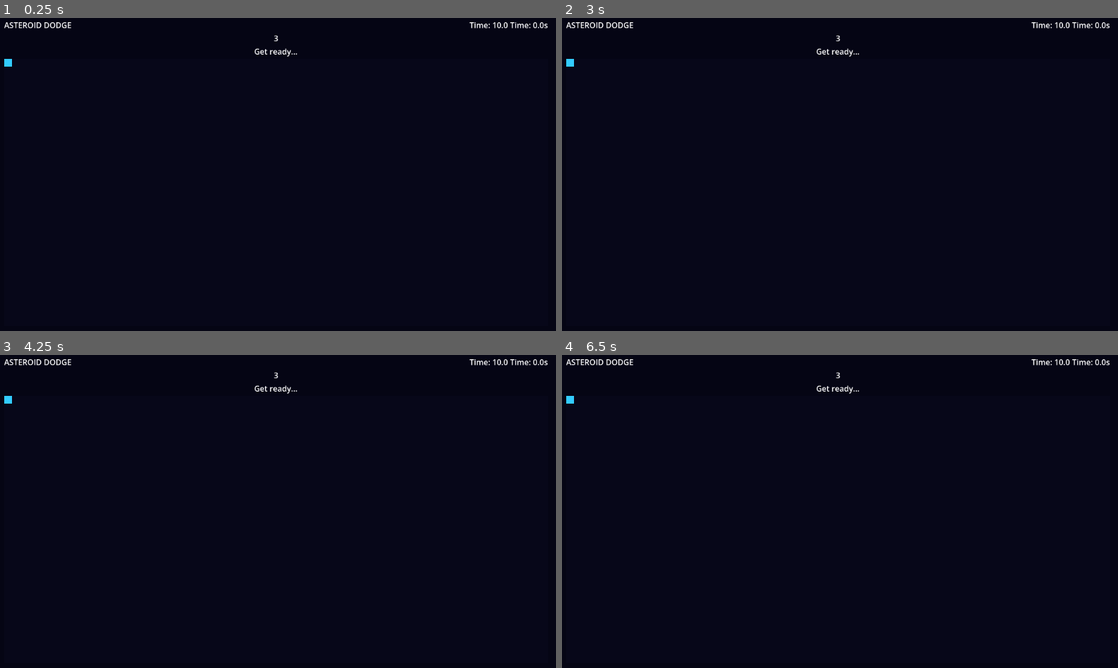
Above: before the commit, frames 1-4 (two rows, left to right).
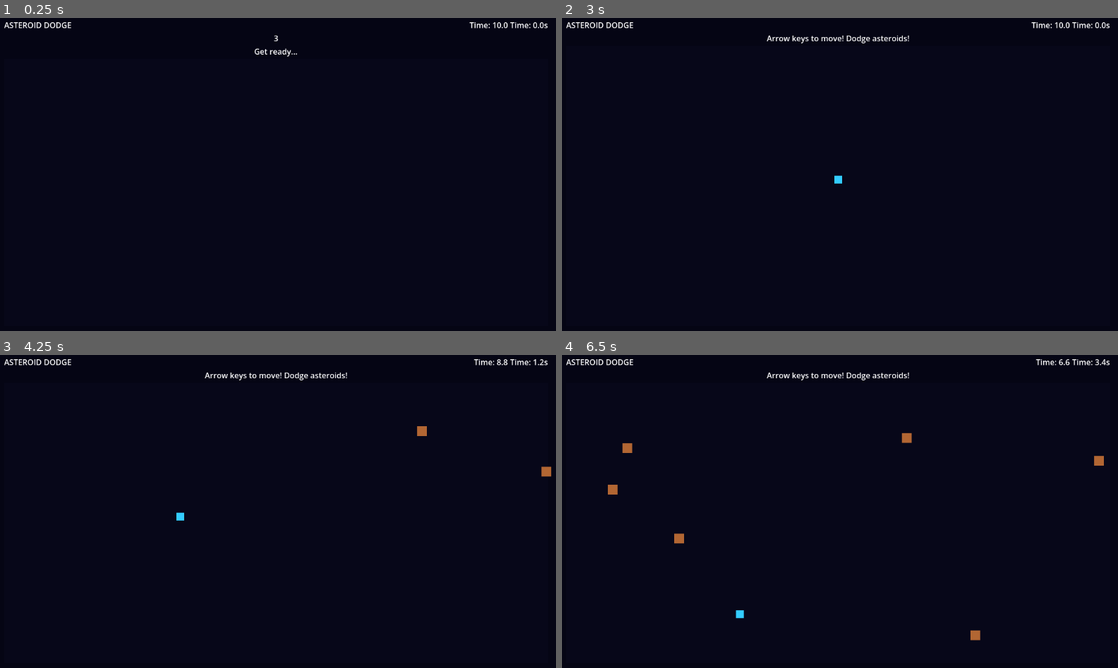
Above: after the commit, the same moments.

Repository: chomey/wairio-ware
Game: Godot game, scene res://scenes/minigames/asteroid_dodge.tscn
Same seed, same stepped clock (60 frames per second), same inputs: the game is played once before the commit and once after it. This scene is started directly instead of the project's main scene.
Inputs (mouse positions are in pixels of both pictures, inside the frame that each line leads up to):
- Up to frame 1 (0.25 s): no input
- Up to frame 2 (3 s): tap Enter (ui_accept) at 0.5, 0.77, 1.25, 2, 2.75 s; move the mouse to (962, 155) at 0.52 s; hold Right (ui_right) 0.53-1.25 s; tap Space at 0.6, 2.3 s; click (962, 155) at 0.67 s; drag from (723, 187) to (812, 237) at 1.27 s; move the mouse to (895, 102) at 2.02 s; hold Right (ui_right) 2.03-2.75 s; tap Z at 2.1 s; drag from (812, 237) to (667, 124) at 2.77 s
- Up to frame 3 (4.25 s): tap Enter (ui_accept) at 3.5, 3.77 s; move the mouse to (444, 558) at 3.52 s; hold Left (ui_left) from 3.53 s (still down); tap Space at 3.6 s
- Up to frame 4 (6.5 s): release Left (ui_left) at 4.25 s; drag from (667, 461) to (751, 430) at 4.27 s; move the mouse to (867, 508) at 5.02 s; hold Down (ui_down) 5.03-5.75 s; tap Space at 5.1 s; click (867, 508) at 5.17 s; drag from (751, 430) to (723, 524) at 5.77 s

The runs differ from the first frame. In frame 1, less than 0.1% of the frame differs, in the area x 0-3%, y 13-16%; in frame 2, 0.4%; in frame 3, 0.6%; in frame 4, 0.9%, in the area x 0-98%, y 1-92%.
Error before the commit: Parse Error: Function "mark_completed()" not found in base self. (res://scripts/minigames/asteroid_dodge.gd:107)

Commit message:
Missed a commit somewhere

Diff:
--- a/project.godot
+++ b/project.godot
@@ -19,6 +19,7 @@
 
 NetworkManager="*res://scripts/autoloads/network_manager.gd"
 GameManager="*res://scripts/autoloads/game_manager.gd"
+TestIntegration="*res://tests/test_integration.gd"
 
 [dotnet]
 
--- a/scenes/lobby.tscn
+++ b/scenes/lobby.tscn
@@ -67,10 +67,6 @@
 layout_mode = 2
 custom_minimum_size = Vector2(0, 10)
 
-[node name="StartButton" type="Button" parent="CenterContainer"]
-layout_mode = 2
-text = "Start Game"
-
 [node name="BackButton" type="Button" parent="CenterContainer"]
 layout_mode = 2
 text = "Back to Menu"
--- a/scenes/scoreboard.tscn
+++ b/scenes/scoreboard.tscn
@@ -78,7 +78,3 @@
 [node name="Spacer2" type="Control" parent="CenterContainer"]
 layout_mode = 2
 custom_minimum_size = Vector2(0, 8)
-
-[node name="ContinueButton" type="Button" parent="CenterContainer"]
-layout_mode = 2
-text = "Continue"
--- a/scripts/autoloads/network_manager.gd
+++ b/scripts/autoloads/network_manager.gd
@@ -28,6 +28,7 @@
 
 
 func host_game(player_name: String, port: int = DEFAULT_PORT) -> Error:
+	disconnect_game()
 	local_player_name = player_name
 	_peer = ENetMultiplayerPeer.new()
 	var error: Error = _peer.create_server(port, MAX_PLAYERS)
@@ -41,6 +42,7 @@
 
 
 func join_game(player_name: String, address: String, port: int = DEFAULT_PORT) -> Error:
+	disconnect_game()
 	local_player_name = player_name
 	_peer = ENetMultiplayerPeer.new()
 	var error: Error = _peer.create_client(address, port)
@@ -52,6 +54,7 @@
 
 func disconnect_game() -> void:
 	if _peer != null:
+		_peer.close()
 		multiplayer.multiplayer_peer = null
 		_peer = null
 	players.clear()
--- a/scripts/mini_game_base.gd
+++ b/scripts/mini_game_base.gd
@@ -28,6 +28,9 @@
 
 ## Whether this player has already submitted a score
 var _score_submitted: bool = false
+
+## Whether this player has completed the minigame (hit target or eliminated)
+var _player_completed: bool = false
 
 ## Timer nodes
 var _countdown_timer: Timer = null
@@ -60,6 +63,7 @@
 	_countdown_remaining = COUNTDOWN_DURATION
 	game_active = false
 	_score_submitted = false
+	_player_completed = false
 	countdown_tick.emit(_countdown_remaining)
 	_countdown_timer.start()
 
@@ -113,6 +117,28 @@
 	pass
 
 
+## Mark this player as having completed the minigame.
+## Subclasses call this when their completion condition is met.
+## Sets _player_completed = true and submits the score.
+func mark_completed(raw_score: int) -> void:
+	if _player_completed:
+		return
+	_player_completed = true
+	game_active = false
+	_game_timer.stop()
+	submit_score(raw_score)
+
+
+## Force end the game for all peers. Called by server when N-1 players have submitted.
+@rpc("authority", "call_local", "reliable")
+func force_end_game() -> void:
+	if _player_completed:
+		return
+	_game_timer.stop()
+	game_active = false
+	_end_game()
+
+
 ## Submit this player's score to the server via GameManager.
 ## Each player submits their own score; the server collects them.
 func submit_score(raw_score: int) -> void:
@@ -121,7 +147,11 @@
 	_score_submitted = true
 
 	var my_id: int = multiplayer.get_unique_id()
-	_submit_score_to_server.rpc_id(1, my_id, raw_score)
+	if multiplayer.is_server():
+		# Host can't RPC to itself; call directly
+		GameManager.submit_player_score(my_id, raw_score)
+	else:
+		_submit_score_to_server.rpc_id(1, my_id, raw_score)
 
 
 @rpc("any_peer", "reliable")
--- a/scripts/minigames/button_masher.gd
+++ b/scripts/minigames/button_masher.gd
@@ -9,6 +9,8 @@
 @onready var timer_label: Label = %TimerLabel
 @onready var press_count_label: Label = %PressCountLabel
 @onready var instruction_label: Label = %InstructionLabel
+
+const COMPLETION_TARGET: int = 30
 
 var _press_count: int = 0
 
@@ -31,6 +33,8 @@
 		if key_event.pressed and not key_event.echo and key_event.keycode == KEY_SPACE:
 			_press_count += 1
 			_update_press_display()
+			if _press_count >= COMPLETION_TARGET:
+				mark_completed(_press_count)
 
 
 func _on_game_start() -> void:
--- a/scripts/minigames/color_match.gd
+++ b/scripts/minigames/color_match.gd
@@ -13,6 +13,8 @@
 @onready var color_word_label: Label = %ColorWordLabel
 @onready var match_button: Button = %MatchButton
 @onready var no_match_button: Button = %NoMatchButton
+
+const COMPLETION_TARGET: int = 12
 
 var _score: int = 0
 var _current_is_match: bool = false
@@ -71,6 +73,9 @@
 	if _current_is_match:
 		_score += 1
 	_update_score_display()
+	if _score >= COMPLETION_TARGET:
+		mark_completed(_score)
+		return
 	_show_next_prompt()
 
 
@@ -80,6 +85,9 @@
 	if not _current_is_match:
 		_score += 1
 	_update_score_display()
+	if _score >= COMPLETION_TARGET:
+		mark_completed(_score)
+		return
 	_show_next_prompt()
 
 
--- a/scripts/minigames/dodge_falling.gd
+++ b/scripts/minigames/dodge_falling.gd
@@ -79,7 +79,7 @@
 		if obs_rect.intersects(player_rect_area):
 			_game_over = true
 			instruction_label.text = "HIT! Game Over!"
-			submit_score(_score)
+			mark_completed(_score)
 			return
 
 		# Check if obstacle passed below play area
--- a/scripts/minigames/memory_sequence.gd
+++ b/scripts/minigames/memory_sequence.gd
@@ -158,13 +158,10 @@
 			if game_active and is_inside_tree():
 				_add_to_sequence_and_show()
 	else:
-		# Wrong panel - restart with new sequence
-		instruction_label.text = "Wrong! Starting over..."
+		# Wrong panel - eliminated
+		instruction_label.text = "Wrong! Eliminated!"
 		_set_panels_disabled(true)
-		_sequence.clear()
-		await get_tree().create_timer(0.7).timeout
-		if game_active and is_inside_tree():
-			_add_to_sequence_and_show()
+		mark_completed(_score)
 
 
 func _set_panel_lit(idx: int) -> void:
--- a/scripts/minigames/quick_math.gd
+++ b/scripts/minigames/quick_math.gd
@@ -14,6 +14,8 @@
 
 ## Current correct answer
 var _correct_answer: int = 0
+
+const COMPLETION_TARGET: int = 10
 
 ## Number of correct answers
 var _correct_count: int = 0
@@ -93,6 +95,9 @@
 		_correct_count += 1
 		feedback_label.text = "Correct!"
 		score_label.text = "Correct: " + str(_correct_count)
+		if _correct_count >= COMPLETION_TARGET:
+			mark_completed(_correct_count)
+			return
 	else:
 		feedback_label.text = "Wrong! Answer: " + str(_correct_answer)
 
--- a/scripts/minigames/reaction_time.gd
+++ b/scripts/minigames/reaction_time.gd
@@ -78,6 +78,7 @@
 					_start_new_attempt_delayed()
 				else:
 					instruction_label.text = "Done! Best: " + str(_best_time_ms) + " ms"
+					mark_completed(maxi(0, 10000 - _best_time_ms))
 
 
 func _on_game_start() -> void:
--- a/scripts/minigames/rhythm_tap.gd
+++ b/scripts/minigames/rhythm_tap.gd
@@ -26,9 +26,12 @@
 ## Time window for "Good" hit (seconds, +/-)
 const GOOD_WINDOW: float = 0.2
 
+const COMPLETION_TARGET: int = 12
+
 var _score: int = 0
 var _combo: int = 0
 var _best_combo: int = 0
+var _hits: int = 0
 
 ## Time since game started (used to schedule beats)
 var _elapsed: float = 0.0
@@ -122,11 +125,13 @@
 	if closest_diff <= PERFECT_WINDOW:
 		_score += 3
 		_combo += 1
+		_hits += 1
 		_show_result("PERFECT!", Color.GOLD)
 		_remove_beat(closest_index)
 	elif closest_diff <= GOOD_WINDOW:
 		_score += 1
 		_combo += 1
+		_hits += 1
 		_show_result("GOOD", Color.GREEN)
 		_remove_beat(closest_index)
 	else:
@@ -137,6 +142,8 @@
 		_best_combo = _combo
 	_update_score_display()
 	_update_combo_display()
+	if _hits >= COMPLETION_TARGET:
+		mark_completed(_score)
 
 
 func _spawn_beat(beat_time: float) -> void:
@@ -175,6 +182,7 @@
 	_score = 0
 	_combo = 0
 	_best_combo = 0
+	_hits = 0
 	_elapsed = 0.0
 	_next_beat_index = 0
 	_active_beats.clear()
--- a/scripts/minigames/target_click.gd
+++ b/scripts/minigames/target_click.gd
@@ -11,6 +11,8 @@
 @onready var instruction_label: Label = %InstructionLabel
 @onready var target_area: Control = %TargetArea
 @onready var target_button: Button = %TargetButton
+
+const COMPLETION_TARGET: int = 15
 
 var _score: int = 0
 
@@ -48,6 +50,10 @@
 		return
 	_score += 1
 	_update_score_display()
+	if _score >= COMPLETION_TARGET:
+		target_button.visible = false
+		mark_completed(_score)
+		return
 	_spawn_target()
 
 
--- a/scripts/ui/end_game.gd
+++ b/scripts/ui/end_game.gd
@@ -1,11 +1,16 @@
 extends Control
 
 ## EndGame UI controller
-## Shows final standings, winner display, and return to menu button.
+## Shows final standings, winner display, and auto-returns to menu.
 
 @onready var winner_label: Label = $CenterContainer/WinnerLabel
 @onready var standings_list: VBoxContainer = $CenterContainer/StandingsList
 @onready var menu_button: Button = $CenterContainer/MenuButton
+
+const AUTO_RETURN_DELAY: float = 10.0
+
+var _countdown_remaining: float = AUTO_RETURN_DELAY
+var _returned: bool = false
 
 
 func _ready() -> void:
@@ -14,7 +19,21 @@
 	_populate_standings()
 
 
+func _process(delta: float) -> void:
+	if _returned:
+		return
+
+	_countdown_remaining -= delta
+	menu_button.text = "Return to Menu (" + str(ceili(_countdown_remaining)) + ")"
+	if _countdown_remaining <= 0.0:
+		_returned = true
+		GameManager.return_to_menu()
+
+
 func _on_menu_pressed() -> void:
+	if _returned:
+		return
+	_returned = true
 	GameManager.return_to_menu()
 
 
--- a/scripts/ui/lobby.gd
+++ b/scripts/ui/lobby.gd
@@ -1,41 +1,53 @@
 extends Control
 
 ## Lobby UI controller
-## Shows connected players, host-only start button, and back button.
+## Shows connected players, auto-starts when 2+ players are connected.
 
 @onready var player_list: VBoxContainer = $CenterContainer/PlayerList
-@onready var start_button: Button = $CenterContainer/StartButton
 @onready var back_button: Button = $CenterContainer/BackButton
 @onready var status_label: Label = $CenterContainer/StatusLabel
 
+const AUTO_START_DELAY: float = 5.0
+
+var _countdown_active: bool = false
+var _countdown_remaining: float = AUTO_START_DELAY
+
 
 func _ready() -> void:
-	start_button.pressed.connect(_on_start_pressed)
 	back_button.pressed.connect(_on_back_pressed)
 
 	NetworkManager.player_connected.connect(_on_player_connected)
 	NetworkManager.player_disconnected.connect(_on_player_disconnected)
 	NetworkManager.server_disconnected.connect(_on_server_disconnected)
 
-	# Only the host can start the game
-	start_button.visible = NetworkManager.is_host()
-
 	# Populate the player list with currently connected players
 	_refresh_player_list()
 
 
-func _on_start_pressed() -> void:
+func _process(delta: float) -> void:
 	if not NetworkManager.is_host():
 		return
 
-	if NetworkManager.players.size() < 2:
-		status_label.text = "Need at least 2 players to start."
-		return
+	if _countdown_active:
+		_countdown_remaining -= delta
+		status_label.text = "Starting in " + str(ceili(_countdown_remaining)) + "..."
+		if _countdown_remaining <= 0.0:
+			_countdown_active = false
+			GameManager.start_game()
+	else:
+		_check_auto_start()
 
-	GameManager.start_game()
+
+func _check_auto_start() -> void:
+	if NetworkManager.players.size() >= 2:
+		_countdown_active = true
+		_countdown_remaining = AUTO_START_DELAY
+	else:
+		status_label.text = str(NetworkManager.players.size()) + " player(s) connected - need at least 2"
 
 
 func _on_back_pressed() -> void:
+	_countdown_active = false
 	GameManager.return_to_menu()
 
 
@@ -45,6 +57,9 @@
 
 func _on_player_disconnected(_peer_id: int) -> void:
 	_refresh_player_list()
+	# Cancel countdown if we drop below 2 players
+	if NetworkManager.players.size() < 2:
+		_countdown_active = false
 
 
 func _on_server_disconnected() -> void:
@@ -52,7 +67,7 @@
 
 
 func _refresh_player_list() -> void:
-	# Remove existing player labels (keep the header)
+	# Remove existing player labels
 	for child: Node in player_list.get_children():
 		child.queue_free()
 
--- a/scripts/ui/scoreboard.gd
+++ b/scripts/ui/scoreboard.gd
@@ -1,30 +1,31 @@
 extends Control
 
 ## Scoreboard UI controller
-## Shows round scores, cumulative scores, and host-only continue button.
+## Shows round scores, cumulative scores, auto-advances after countdown.
 
 @onready var title_label: Label = $CenterContainer/TitleLabel
 @onready var round_label: Label = $CenterContainer/RoundLabel
 @onready var score_list: VBoxContainer = $CenterContainer/ScoreList
-@onready var continue_button: Button = $CenterContainer/ContinueButton
+
+const AUTO_ADVANCE_DELAY: float = 5.0
+
+var _countdown_remaining: float = AUTO_ADVANCE_DELAY
 
 
 func _ready() -> void:
-	continue_button.pressed.connect(_on_continue_pressed)
-
-	# Only the host can continue to next round
-	continue_button.visible = NetworkManager.is_host()
-
 	round_label.text = "Round " + str(GameManager.current_round) + " / " + str(GameManager.total_rounds)
-
 	_populate_scores()
 
 
-func _on_continue_pressed() -> void:
+func _process(delta: float) -> void:
 	if not NetworkManager.is_host():
 		return
 
-	GameManager.advance_round()
+	_countdown_remaining -= delta
+	round_label.text = "Round " + str(GameManager.current_round) + " / " + str(GameManager.total_rounds) + "  (Next in " + str(ceili(_countdown_remaining)) + ")"
+	if _countdown_remaining <= 0.0:
+		_countdown_remaining = 999.0  # Prevent re-triggering
+		GameManager.advance_round()
 
 
 func _populate_scores() -> void:
--- /dev/null
+++ b/tests/test_integration.gd
@@ -0,0 +1,382 @@
+extends Node
+
+## Integration test autoload.
+## Does nothing unless launched with: -- --test-host or -- --test-client
+## Automates the full game flow: host/join -> lobby (auto-start) -> minigames -> scoreboard (auto-advance) -> end_game.
+
+const TEST_PORT: int = 19876
+const TEST_ROUNDS: int = 2
+const HOST_LOG: String = "res://test_host.log"
+const CLIENT_LOG: String = "res://test_client.log"
+
+var _active: bool = false
+var _is_host: bool = false
+var _log_path: String = ""
+var _last_scene_name: String = ""
+var _startup_timer: float = 0.0
+var _scene_timer: float = 0.0
+var _test_done: bool = false
+var _timeout: float = 180.0
+var _elapsed: float = 0.0
+
+## Minigame input simulation state
+var _minigame_action_timer: float = 0.0
+var _sim_started: bool = false
+var _dodge_moving_left: bool = true
+var _dodge_toggle_timer: float = 0.0
+var _rhythm_cooldown: float = 0.0
+var _reaction_wait_timer: float = 0.0
+
+
+func _ready() -> void:
+	var args: PackedStringArray = OS.get_cmdline_user_args()
+	for arg: String in args:
+		if arg == "--test-host":
+			_active = true
+			_is_host = true
+		elif arg == "--test-client":
+			_active = true
+			_is_host = false
+
+	if not _active:
+		return
+
+	_log_path = HOST_LOG if _is_host else CLIENT_LOG
+	_clear_log()
+	_log("Test started: " + ("HOST" if _is_host else "CLIENT"))
+	_log("PID: " + str(OS.get_process_id()))
+
+	# Override total rounds for faster testing
+	GameManager.total_rounds = TEST_ROUNDS
+
+	# Connect to player registry changes
+	NetworkManager.player_connected.connect(_on_player_connected)
+
+	# Defer the network setup to ensure main scene is loaded
+	call_deferred("_setup_network")
+
+
+func _setup_network() -> void:
+	if _is_host:
+		var error: Error = NetworkManager.host_game("TestHost", TEST_PORT)
+		if error != OK:
+			_log("FAIL: Could not host game: " + error_string(error))
+			_exit_fail()
+			return
+		_log("Hosted game on port " + str(TEST_PORT))
+		# Transition to lobby just like main_menu.gd does after hosting
+		get_tree().change_scene_to_file("res://scenes/lobby.tscn")
+	else:
+		# Client waits a moment for host to be ready
+		_startup_timer = 1.0
+
+
+func _on_player_connected(peer_id: int, player_name: String) -> void:
+	_log("Player connected: " + player_name + " (id=" + str(peer_id) + ")")
+
+
+func _process(delta: float) -> void:
+	if not _active or _test_done:
+		return
+
+	_elapsed += delta
+	if _elapsed > _timeout:
+		_log("FAIL: Test timed out after " + str(_timeout) + "s")
+		_exit_fail()
+		return
+
+	# Handle client startup delay
+	if not _is_host and _startup_timer > 0.0:
+		_startup_timer -= delta
+		if _startup_timer <= 0.0:
+			_try_join()
+		return
+
+	# Detect scene changes and automate actions
+	var current_scene: Node = get_tree().current_scene
+	if current_scene == null:
+		return
+
+	var scene_name: String = current_scene.name
+	if scene_name != _last_scene_name:
+		_last_scene_name = scene_name
+		_scene_timer = 0.0
+		_minigame_action_timer = 0.0
+		_sim_started = false
+		_dodge_toggle_timer = 0.0
+		_rhythm_cooldown = 0.0
+		_reaction_wait_timer = 0.0
+		Input.action_release("ui_left")
+		Input.action_release("ui_right")
+		_log("Scene changed to: " + scene_name)
+
+	_scene_timer += delta
+
+	# Handle each scene
+	if scene_name == "MainMenu":
+		pass
+	elif scene_name == "Lobby":
+		_handle_lobby(delta)
+	elif scene_name == "Scoreboard":
+		_handle_scoreboard(delta)
+	elif scene_name == "EndGame":
+		_handle_end_game(delta)
+	else:
+		_handle_minigame(delta, current_scene)
+
+
+func _try_join() -> void:
+	_log("Attempting to join localhost:" + str(TEST_PORT))
+	var error: Error = NetworkManager.join_game("TestClient", "127.0.0.1", TEST_PORT)
+	if error != OK:
+		_log("FAIL: Could not join game: " + error_string(error))
+		_exit_fail()
+		return
+	_log("Join request sent")
+	# Wait for connection_succeeded to trigger scene change to lobby
+	NetworkManager.connection_succeeded.connect(_on_client_connected)
+	NetworkManager.connection_failed.connect(_on_client_connection_failed)
+
+
+func _on_client_connected() -> void:
+	_log("Connected to host, transitioning to lobby")
+	get_tree().change_scene_to_file("res://scenes/lobby.tscn")
+
+
+func _on_client_connection_failed() -> void:
+	_log("FAIL: Connection to host failed")
+	_exit_fail()
+
+
+func _handle_lobby(_delta: float) -> void:
+	# Auto-start is handled by lobby.gd itself
+	pass
+
+
+func _handle_scoreboard(_delta: float) -> void:
+	# Auto-advance is handled by scoreboard.gd itself, just log
+	if _is_host and _scene_timer < 0.1:
+		_log("Scoreboard shown, waiting for auto-advance (round " + str(GameManager.current_round) + "/" + str(GameManager.total_rounds) + ")")
+
+
+func _handle_end_game(_delta: float) -> void:
+	if _scene_timer > 1.0 and not _test_done:
+		_test_done = true
+		_log("Reached EndGame screen!")
+		_log("Final scores: " + str(GameManager.cumulative_scores))
+		var winners: Array[int] = GameManager.get_winners()
+		_log("Winners: " + str(winners))
+
+		# Validate test results
+		var pass_count: int = 0
+		var fail_count: int = 0
+
+		# Check 1: cumulative_scores should have 2 players
+		if GameManager.cumulative_scores.size() == 2:
+			_log("CHECK PASS: 2 players in final scores")
+			pass_count += 1
+		else:
+			_log("CHECK FAIL: Expected 2 players, got " + str(GameManager.cumulative_scores.size()))
+			fail_count += 1
+
+		# Check 2: all scores should be > 0
+		var all_positive: bool = true
+		for pid: int in GameManager.cumulative_scores:
+			var score: int = GameManager.cumulative_scores[pid] as int
+			if score <= 0:
+				all_positive = false
+				_log("CHECK FAIL: Player " + str(pid) + " has score " + str(score))
+				fail_count += 1
+		if all_positive:
+			_log("CHECK PASS: All players have positive scores")
+			pass_count += 1
+
+		# Check 3: winners should not be empty
+		if winners.size() > 0:
+			_log("CHECK PASS: Winners determined")
+			pass_count += 1
+		else:
+			_log("CHECK FAIL: No winners")
+			fail_count += 1
+
+		# Check 4: completed correct number of rounds
+		# Server increments current_round past total_rounds before calling _end_game,
+		# but clients only see current_round == total_rounds (set by last _load_minigame RPC).
+		if GameManager.current_round >= GameManager.total_rounds:
+			_log("CHECK PASS: Completed all " + str(GameManager.total_rounds) + " rounds (current_round=" + str(GameManager.current_round) + ")")
+			pass_count += 1
+		else:
+			_log("CHECK FAIL: Only completed " + str(GameManager.current_round) + " of " + str(GameManager.total_rounds) + " rounds")
+			fail_count += 1
+
+		_log("Results: " + str(pass_count) + " passed, " + str(fail_count) + " failed")
+		if fail_count == 0:
+			_log("TEST PASSED")
+			_exit_pass()
+		else:
+			_log("TEST FAILED")
+			_exit_fail()
+
+
+## ---- Minigame Input Simulation ----
+
+func _handle_minigame(delta: float, current_scene: Node) -> void:
+	if not current_scene is MiniGameBase:
+		return
+	if not current_scene.game_active:
+		return
+
+	if not _sim_started:
+		_sim_started = true
+		_log("Simulating input for: " + current_scene.name)
+
+	var sn: String = current_scene.name
+	if sn == "ButtonMasher":
+		_sim_button_masher(delta)
+	elif sn == "ReactionTime":
+		_sim_reaction_time(delta, current_scene)
+	elif sn == "QuickMath":
+		_sim_quick_math(delta, current_scene)
+	elif sn == "TargetClick":
+		_sim_target_click(delta, current_scene)
+	elif sn == "ColorMatch":
+		_sim_color_match(delta, current_scene)
+	elif sn == "MemorySequence":
+		_sim_memory_sequence(delta, current_scene)
+	elif sn == "DodgeFalling":
+		_sim_dodge_falling(delta)
+	elif sn == "RhythmTap":
+		_sim_rhythm_tap(delta, current_scene)
+
+
+func _sim_spacebar_press() -> void:
+	var down: InputEventKey = InputEventKey.new()
+	down.keycode = KEY_SPACE
+	down.pressed = true
+	down.echo = false
+	Input.parse_input_event(down)
+	var up: InputEventKey = InputEventKey.new()
+	up.keycode = KEY_SPACE
+	up.pressed = false
+	up.echo = false
+	Input.parse_input_event(up)
+
+
+func _sim_button_masher(delta: float) -> void:
+	_minigame_action_timer += delta
+	if _minigame_action_timer >= 0.15:
+		_minigame_action_timer = 0.0
+		_sim_spacebar_press()
+
+
+func _sim_reaction_time(delta: float, scene: Node) -> void:
+	# Wait for signal to show, then wait a tiny bit and press
+	if scene._has_reacted or scene._false_start:
+		return
+	if scene._signal_shown:
+		_reaction_wait_timer += delta
+		if _reaction_wait_timer >= 0.1:
+			_reaction_wait_timer = 0.0
+			_sim_spacebar_press()
+	else:
+		_reaction_wait_timer = 0.0
+
+
+func _sim_quick_math(delta: float, scene: Node) -> void:
+	_minigame_action_timer += delta
+	if _minigame_action_timer >= 0.3:
+		_minigame_action_timer = 0.0
+		var input: LineEdit = scene.answer_input
+		input.text = str(scene._correct_answer)
+		input.text_submitted.emit(input.text)
+
+
+func _sim_target_click(delta: float, scene: Node) -> void:
+	_minigame_action_timer += delta
+	if _minigame_action_timer >= 0.2:
+		_minigame_action_timer = 0.0
+		scene.target_button.pressed.emit()
+
+
+func _sim_color_match(delta: float, scene: Node) -> void:
+	_minigame_action_timer += delta
+	if _minigame_action_timer >= 0.3:
+		_minigame_action_timer = 0.0
+		if scene._current_is_match:
+			scene.match_button.pressed.emit()
+		else:
+			scene.no_match_button.pressed.emit()
+
+
+func _sim_memory_sequence(delta: float, scene: Node) -> void:
+	if scene._showing_sequence:
+		return
+	_minigame_action_timer += delta
+	if _minigame_action_timer >= 0.3:
+		_minigame_action_timer = 0.0
+		if scene._player_index < scene._sequence.size():
+			var panel_idx: int = scene._sequence[scene._player_index]
+			if panel_idx < scene._panels.size():
+				scene._panels[panel_idx].pressed.emit()
+
+
+func _sim_dodge_falling(delta: float) -> void:
+	_dodge_toggle_timer += delta
+	if _dodge_toggle_timer >= 1.0:
+		_dodge_toggle_timer = 0.0
+		if _dodge_moving_left:
+			Input.action_release("ui_left")
+			Input.action_press("ui_right")
+		else:
+			Input.action_release("ui_right")
+			Input.action_press("ui_left")
+		_dodge_moving_left = not _dodge_moving_left
+
+
+func _sim_rhythm_tap(delta: float, scene: Node) -> void:
+	_rhythm_cooldown -= delta
+	if _rhythm_cooldown > 0.0:
+		return
+	if scene._active_beats.is_empty():
+		return
+	# Find closest beat to current elapsed time
+	var best_diff: float = 999.0
+	for beat_time: float in scene._active_beats:
+		var diff: float = absf(beat_time - scene._elapsed)
+		if diff < best_diff:
+			best_diff = diff
+	# Press when within the good window
+	if best_diff <= 0.15:
+		_sim_spacebar_press()
+		_rhythm_cooldown = 0.3
+
+
+func _clear_log() -> void:
+	var file: FileAccess = FileAccess.open(_log_path, FileAccess.WRITE)
+	if file != null:
+		file.store_string("")
+		file.close()
+
+
+func _log(message: String) -> void:
+	var timestamp: String = "%.3f" % _elapsed
+	var line: String = "[" + timestamp + "] " + message
+	print(("HOST" if _is_host else "CLIENT") + ": " + line)
+	var file: FileAccess = FileAccess.open(_log_path, FileAccess.WRITE_READ)
+	if file != null:
+		file.seek_end()
+		file.store_line(line)
+		file.close()
+
+
+func _exit_pass() -> void:
+	_log("Exiting with code 0")
+	# Give a moment for logs to flush
+	await get_tree().create_timer(0.5).timeout
+	get_tree().quit(0)
+
+
+func _exit_fail() -> void:
+	_log("Exiting with code 1")
+	await get_tree().create_timer(0.5).timeout
+	get_tree().quit(1)
Not shown, changed: .claude/settings.local.json
Not shown, changed: CLAUDE.md
Not shown, changed: PROMPT.md
Not shown, added: tests/run_integration.sh
